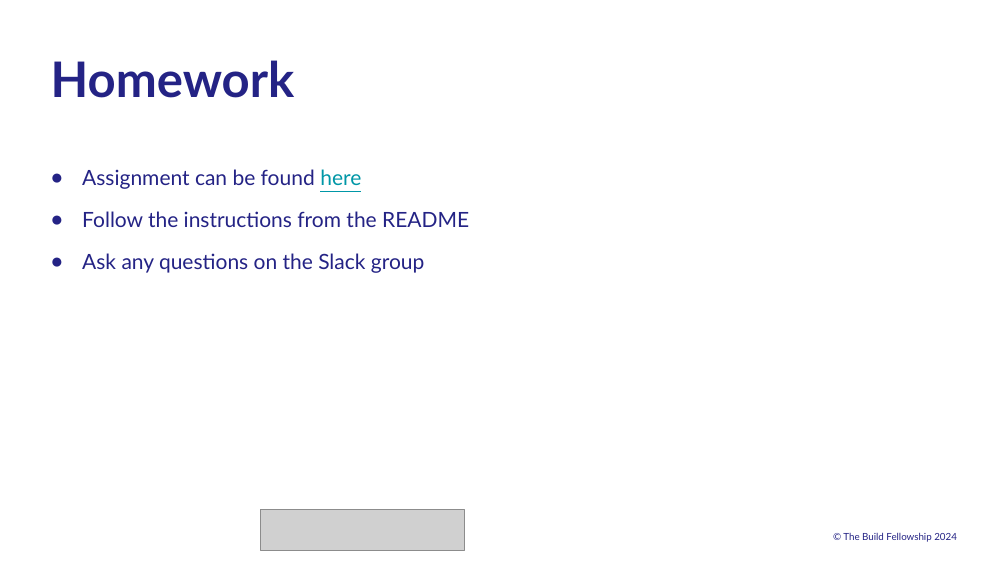
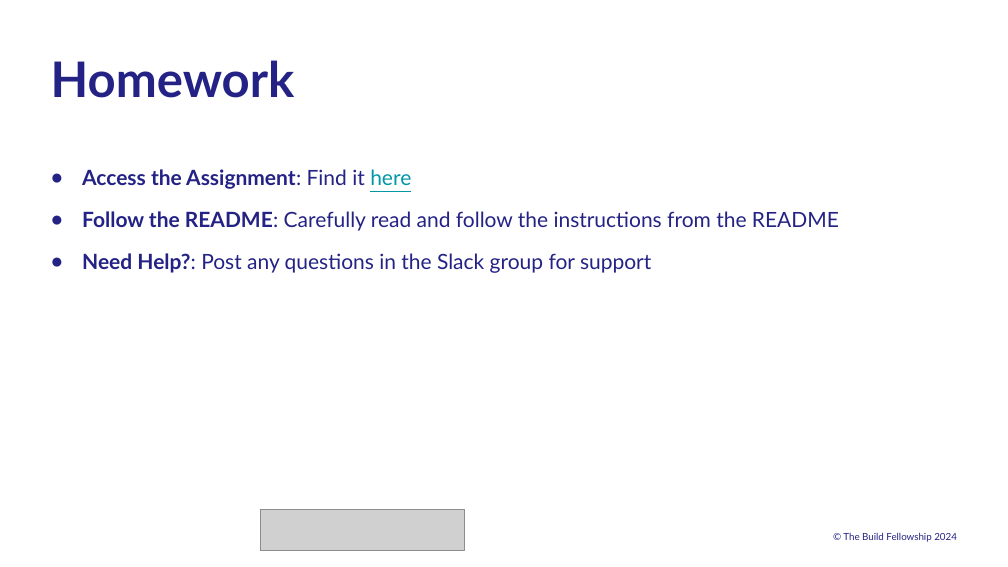
Before and after one commit to lpt07/iot-monitoring-station, a slide deck: slide 12 of lessons/03/slides/lesson03.pptx. Drawn at 1008x567 pixels with LibreOffice and Linux fonts; fonts in the diff are those of the drawing; grey boxes stand for pictures; background and template pictures are left out. Boxes give left, top, right and bottom in pixels: in the first picture for what was removed or moved away, otherwise in the second. Text is boxed around its words. In the diff, an @@ line names an element or a change of style, - is before the commit and + after.

Commit message:
Add lesson 0Add lesson 04 slides

```diff
--- a/lessons/03/slides/lesson03.pptx
+++ b/lessons/03/slides/lesson03.pptx
@@ text at [82, 169, 839, 273]: text changed @@
-● Assignment can be found here
-● Follow the instructions from the README
-● Ask any questions on the Slack group
+● Access the Assignment: Find it here
+● Follow the README: Carefully read and follow the instructions from the README
+● Need Help?: Post any questions in the Slack group for support
```
Also in this commit, not shown: 2 other files.
